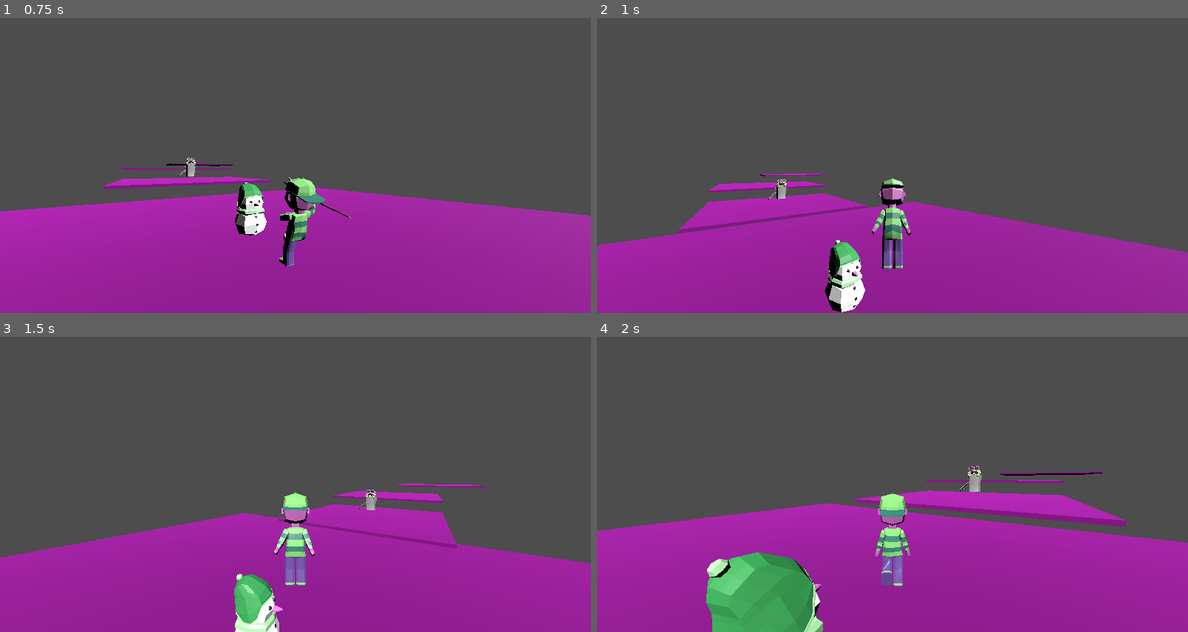
Above: before the commit, frames 1-4 (two rows, left to right).
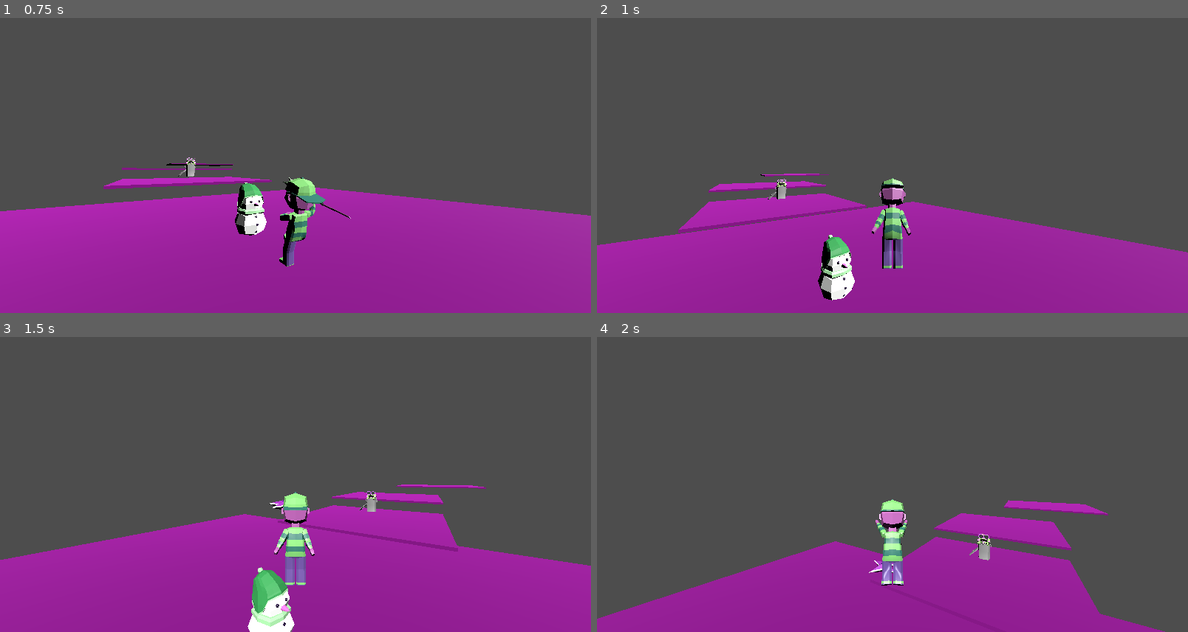
Above: after the commit, the same moments.

Repository: b4k4kozmo/KatsuBoy3D
Game: Godot game, scene res://Main.tscn
Two runs of this game, one before a commit and one after it. Both use one fixed random seed, a clock stepped at 60 frames per second and the inputs below.
Inputs (mouse positions are in pixels of both pictures, inside the frame that each line leads up to):
- Up to frame 1 (0.75 s): tap Enter (attack) at 0.5, 0.6 s; move the mouse to (325, 165) at 0.52 s; hold W (move_forward) from 0.53 s (still down)
- Up to frame 2 (1 s): keep holding W (move_forward); tap Space (jump) at 0.77 s; right-click (922, 165) at 0.8 s
- Up to frame 3 (1.5 s): keep holding W (move_forward); move the mouse to (265, 484) at 1.27 s; right-click (265, 484) at 1.35 s
- Up to frame 4 (2 s): keep holding W (move_forward); tap Space (jump) at 1.52 s; tap Enter (attack) at 1.55 s

Frame 1 is identical in both runs. In frame 2, 1.3% of the frame differs, in the area x 37-46%, y 73-100%; in frame 3, 3.0%; in frame 4, 25%, in the area x 0-100%, y 43-100%.

Commit message:
Added projectiles
Set projectile to characters pivot so the spawner rotates with the character.

theres is animation, damage, physics and a self deleting system for the projectiles

current projectile is shuriken but any projectile can be loaded

Diff:
--- a/Main.tscn
+++ b/Main.tscn
@@ -1,6 +1,6 @@
 [gd_scene load_steps=9 format=3 uid="uid://bm0xtp5kknpig"]
 
-[ext_resource type="PackedScene" uid="uid://d2r0vwmkgn62w" path="res://Player/Player.tscn" id="1_cbqnw"]
+[ext_resource type="PackedScene" uid="uid://d2r0vwmkgn62w" path="res://Player.tscn" id="1_cbqnw"]
 [ext_resource type="Script" path="res://Main.gd" id="1_iu3xl"]
 [ext_resource type="PackedScene" uid="uid://bf0t5wyx65krj" path="res://Pause.tscn" id="2_xpdkv"]
 [ext_resource type="PackedScene" uid="uid://bam1sqaulnsd" path="res://Frogness.tscn" id="3_t0cp6"]
--- a/Player/Player.tscn
+++ b/Player.tscn
@@ -1,8 +1,9 @@
-[gd_scene load_steps=7 format=3 uid="uid://d2r0vwmkgn62w"]
+[gd_scene load_steps=8 format=3 uid="uid://d2r0vwmkgn62w"]
 
 [ext_resource type="Script" path="res://Player/Player.gd" id="1_alia7"]
 [ext_resource type="PackedScene" uid="uid://dwb0s1kdsy4yv" path="res://Player/KatsuAnimation.tscn" id="2_gqlfo"]
 [ext_resource type="Script" path="res://Player/CameraController.gd" id="3_m5t11"]
+[ext_resource type="PackedScene" uid="uid://ng6cxy5enkei" path="res://Shuriken.tscn" id="4_e3nfu"]
 
 [sub_resource type="CapsuleShape3D" id="CapsuleShape3D_8jbsg"]
 radius = 1.88518
@@ -19,6 +20,7 @@
 collision_mask = 14
 script = ExtResource("1_alia7")
 fall_acceleration = 77
+Projectile = ExtResource("4_e3nfu")
 
 [node name="Pivot" type="Node3D" parent="."]
 transform = Transform3D(1, -3.48787e-16, 3.48787e-16, 3.48787e-16, 1, -3.48787e-16, -3.48787e-16, 3.48787e-16, 1, 0, 0, 0)
@@ -49,6 +51,9 @@
 
 [node name="BoneAttachment3D" parent="Pivot/KatsuBoi_anim/Armature/Skeleton3D" index="0"]
 transform = Transform3D(-0.890843, -0.454311, 3.57531e-07, 0.453678, -0.889603, 0.0527578, -0.0239681, 0.0469991, 0.998607, -1.75405, 0.428631, -0.0226452)
+
+[node name="Projectile" type="Marker3D" parent="Pivot"]
+transform = Transform3D(2, 6.97574e-16, -6.97574e-16, -6.97574e-16, 2, 6.97574e-16, 6.97574e-16, -6.97574e-16, 2, -0.717984, 4.20238, -5.05838)
 
 [node name="CollisionShape3D" type="CollisionShape3D" parent="."]
 transform = Transform3D(1, 0, 0, 0, 1, 0, 0, 0, 1, 0, 4.41297, 0)
--- a/Player/Player.gd
+++ b/Player/Player.gd
@@ -6,8 +6,11 @@
 var run_speed = speed * 2
 @export var jump_impulse = 33
 @export var fall_acceleration = 50
+@export var Projectile : PackedScene
+
 var mobKnockBack = 0
 var currentEnemy
+
 
 var playerPaused: bool = false
 var playerJumping: bool = false
@@ -15,15 +18,29 @@
 var canMove: bool = true
 
 var target_velocity = Vector3.ZERO
+var direction
 var currentNPC
 
+
 func _physics_process(delta):
+	#$Projectile.hide()
+	#$Projectile/Shuriken/CollisionShape3D.disabled = true
+
 	if not playerPaused:
-		# create a locakl variable to store input direction
-		var direction = Vector3.ZERO
+		# create a local variable to store input direction
+		direction = Vector3.ZERO
 		# get camera direction
 		var hRot =$CameraController.transform.basis.get_euler().y
 		#ttack animation
+
+		if Input.is_action_just_pressed("Throw"):
+			throw()
+
+
+
+
+
+
 		if Input.is_action_just_pressed("attack"):
 			playerAttacking = true
 			$Pivot/KatsuBoi_anim/AnimationPlayer.play("combat")
@@ -156,3 +173,10 @@
 func takeDamage(enemy):
 	health -= enemy.atk
 	print_debug(health)
+
+
+func throw():
+	var p = Projectile.instantiate() as Area3D
+
+	p.transform = $Pivot/Projectile.global_transform
+	owner.add_child(p)
--- /dev/null
+++ b/Shuriken.gd
@@ -0,0 +1,28 @@
+extends Area3D
+@export var dmg = 5
+@export var knockBack = 150
+@export var speed = 15
+var direction = Vector3.ZERO
+
+# Called when the node enters the scene tree for the first time.
+func _ready():
+	top_level = true
+
+
+# Called every frame. 'delta' is the elapsed time since the previous frame.
+func _process(delta):
+
+	global_position -= transform.basis.z * speed * delta
+
+
+
+func _on_body_entered(body):
+
+	queue_free()
+
+	print_debug(body.health)
+
+
+
+func _on_projectile_timer_timeout():
+	queue_free()
--- /dev/null
+++ b/Shuriken.tscn
@@ -0,0 +1,34 @@
+[gd_scene load_steps=4 format=3 uid="uid://ng6cxy5enkei"]
+
+[ext_resource type="Script" path="res://Shuriken.gd" id="1_xewp2"]
+[ext_resource type="PackedScene" uid="uid://d3ty07s4ccocl" path="res://Art/Shuriken.glb" id="2_ccm68"]
+
+[sub_resource type="CylinderShape3D" id="CylinderShape3D_fda5l"]
+height = 0.413948
+radius = 1.6172
+
+[node name="Shuriken" type="Area3D" groups=["projectile"]]
+transform = Transform3D(1, 0, 0, 0, 1, 0, 0, 0, 1, 0, 0.847841, 0)
+collision_layer = 16
+collision_mask = 4
+script = ExtResource("1_xewp2")
+
+[node name="shuriken" parent="." instance=ExtResource("2_ccm68")]
+transform = Transform3D(1, 0, 0, 0, 1, 0, 0, 0, 1, 0, 0.165663, 0)
+
+[node name="Cube" parent="shuriken" index="0"]
+transform = Transform3D(-3.93752e-08, 1, 0, -0.139564, -2.8213e-07, 0, 0, 0, 1, 0, 0, 0)
+
+[node name="AnimationPlayer" parent="shuriken" index="1"]
+autoplay = "spin"
+
+[node name="CollisionShape3D" type="CollisionShape3D" parent="."]
+shape = SubResource("CylinderShape3D_fda5l")
+
+[node name="ProjectileTimer" type="Timer" parent="."]
+autostart = true
+
+[connection signal="body_entered" from="." to="." method="_on_body_entered"]
+[connection signal="timeout" from="ProjectileTimer" to="." method="_on_projectile_timer_timeout"]
+
+[editable path="shuriken"]
--- a/Snome.gd
+++ b/Snome.gd
@@ -9,6 +9,7 @@
 var fall_acceleration = 50
 var atk = 1
 var knockBack = 300
+
 @onready var mesh = $Pivot
 @export var speed = 5
 
@@ -38,6 +39,15 @@
 			health -= tempDMG
 
 			print_debug(health)
+		elif attackingBody.is_in_group("projectile"):
+			tempKnockBack = attackingBody.knockBack
+			tempDMG = attackingBody.dmg
+			velocity.x = direction.x * -tempKnockBack
+			velocity.z = direction.z * -tempKnockBack
+			await attackingBody._on_body_entered(self)
+			health -= tempDMG
+
+
 	move_and_slide()
 
 	if health <= 0:
--- a/project.godot
+++ b/project.godot
@@ -82,6 +82,12 @@
 , Object(InputEventMouseButton,"resource_local_to_scene":false,"resource_name":"","device":-1,"window_id":0,"alt_presse …(244 unchanged characters)…
 ]
 }
+Throw={
+"deadzone": 0.5,
+"events": [Object(InputEventMouseButton,"resource_local_to_scene":false,"resource_name":"","device":-1,"window_id":0,"alt_pressed":false,"shift_pressed":false,"ctrl_pressed":false,"meta_pressed":false,"button_mask":0,"position":Vector2(0, 0),"global_position":Vector2(0, 0),"factor":1.0,"button_index":2,"canceled":false,"pressed":false,"double_click":false,"script":null)
+, null, Object(InputEventKey,"resource_local_to_scene":false,"resource_name":"","device":-1,"window_id":0,"alt_pressed":false,"shift_pressed":false,"ctrl_pressed":false,"meta_pressed":false,"pressed":false,"keycode":0,"physical_keycode":82,"key_label":0,"unicode":114,"echo":false,"script":null)
+]
+}
 
 [layer_names]
 
Binary file added: Art/Shuriken.glb
Not shown, added: Art/Shuriken.glb.import
